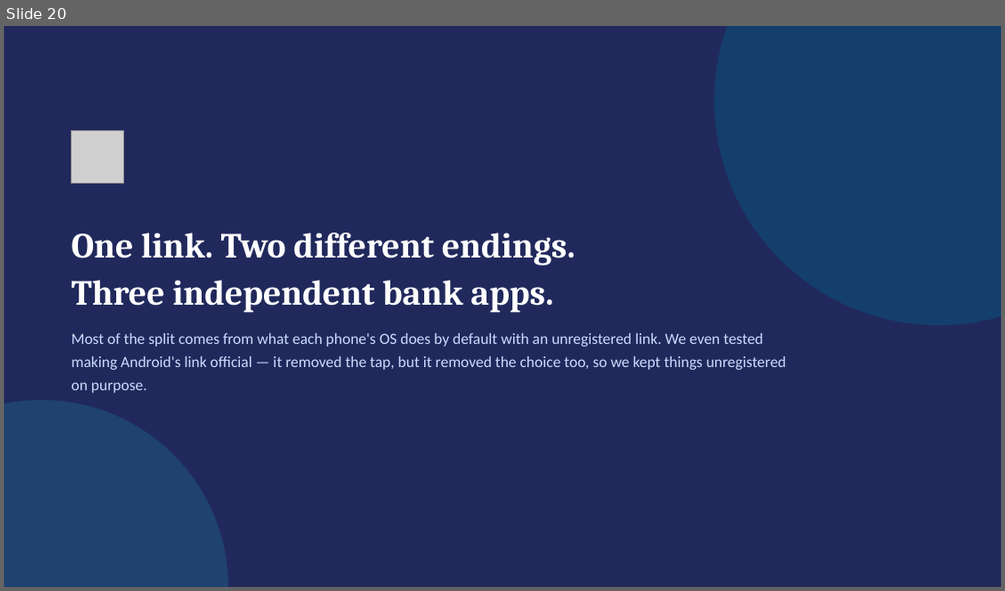
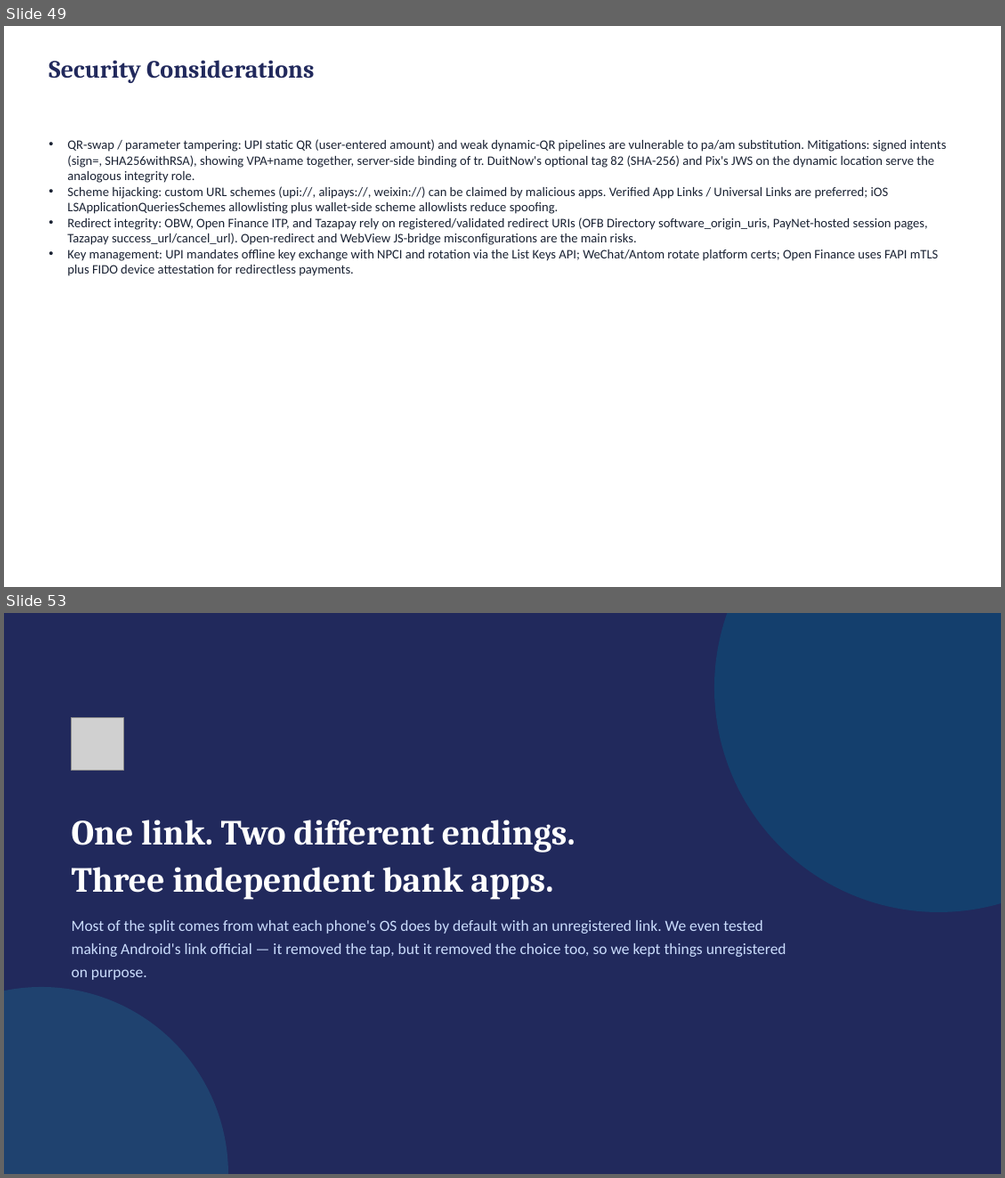
Before and after one commit to deandrehaijielim-commits/sgqr-deep-link-demo, a slide deck: SGQR_Deep_Linking_Simulation.pptx. Shown one above the other, each under a label of ours: slide 20 before the commit, slides 49 and 53 after it; the slides between them are not shown. The pictures are 1005x591 and 1005x1178 pixels, drawn with LibreOffice and Linux fonts; fonts in the diff are those of the drawing; grey boxes stand for pictures. Boxes give left, top, right and bottom in pixels: in the first picture for what was removed or moved away, otherwise in the second. Text is boxed around its words. In the diff, an @@ line names an element or a change of style, - is before the commit and + after.

Commit message:
Add 33-slide technical reference section on real-world national payment systems
Sourced from the uploaded report: DuitNow (Malaysia), Alipay+WeChat (China), UPI
(India, incl. UPI Meta policy watch), Pix (Brazil), and Tazapay, plus a
cross-system comparison, security considerations, recommendations, and caveats.
Highlights direct parallels to this project's own methods (UPI's Intent.createChooser
= Bank chooser flow, setPackage() = Bank 4, Pix's rejected pix:// scheme = the
unregistered-link conclusion).

```diff
--- a/SGQR_Deep_Linking_Simulation.pptx
+++ b/SGQR_Deep_Linking_Simulation.pptx
@@ slide 49 added at bbox=[4, 26, 1001, 587], background #FFFFFF @@
@@ text added at bbox=[48, 60, 314, 83], 24 pt, text #21295C, bold @@
+Security Considerations
@@ text added at bbox=[67, 139, 947, 276], 12.5 pt, text #1A2233 @@
+• QR-swap / parameter tampering: UPI static QR (user-entered amount) and weak dynamic-QR pipelines are vulnerable to pa/am substitution. Mitigations: signed intents (sign=, SHA256withRSA), showing VPA+name together, server-side binding of tr. DuitNow's optional tag 82 (SHA-256) and Pix's JWS on the dynamic location serve the analogous integrity role.
+• Scheme hijacking: custom URL schemes (upi://, alipays://, weixin://) can be claimed by malicious apps. Verified App Links / Universal Links are preferred; iOS LSApplicationQueriesSchemes allowlisting plus wallet-side scheme allowlists reduce spoofing.
+• Redirect integrity: OBW, Open Finance ITP, and Tazapay rely on registered/validated redirect URIs (OFB Directory software_origin_uris, PayNet-hosted session pages, Tazapay success_url/cancel_url). Open-redirect and WebView JS-bridge misconfigurations are the main risks.
+• Key management: UPI mandates offline key exchange with NPCI and rotation via the List Keys API; WeChat/Antom rotate platform certs; Open Finance uses FAPI mTLS plus FIDO device attestation for redirectless payments.
@@ what was slide 20 is now slide 53 @@
```
Also in this commit, not shown: 32 other slides added.
